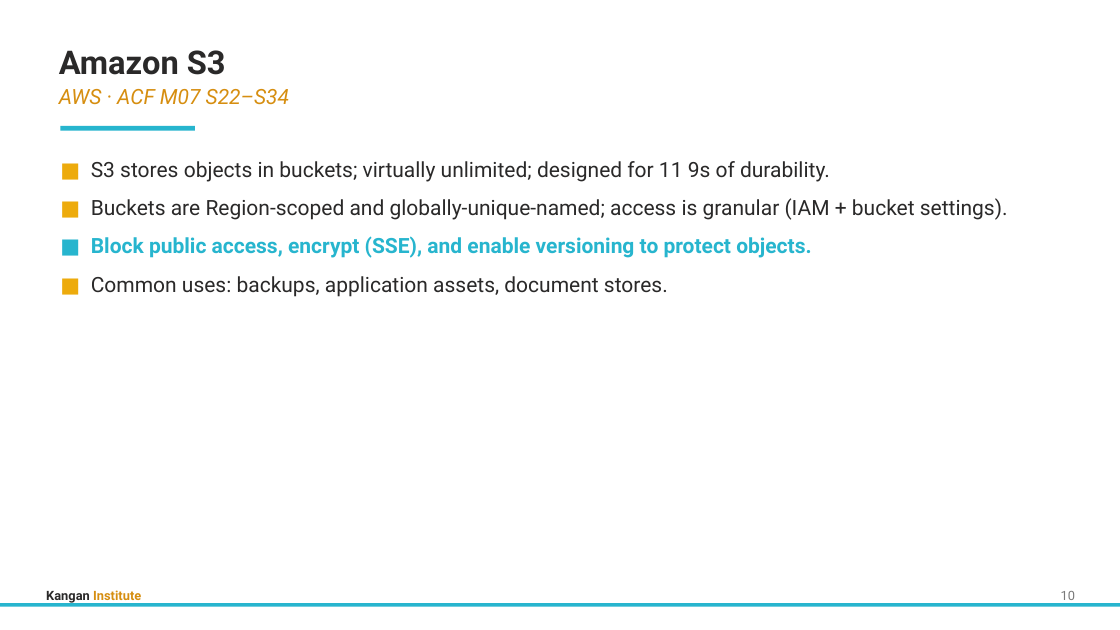
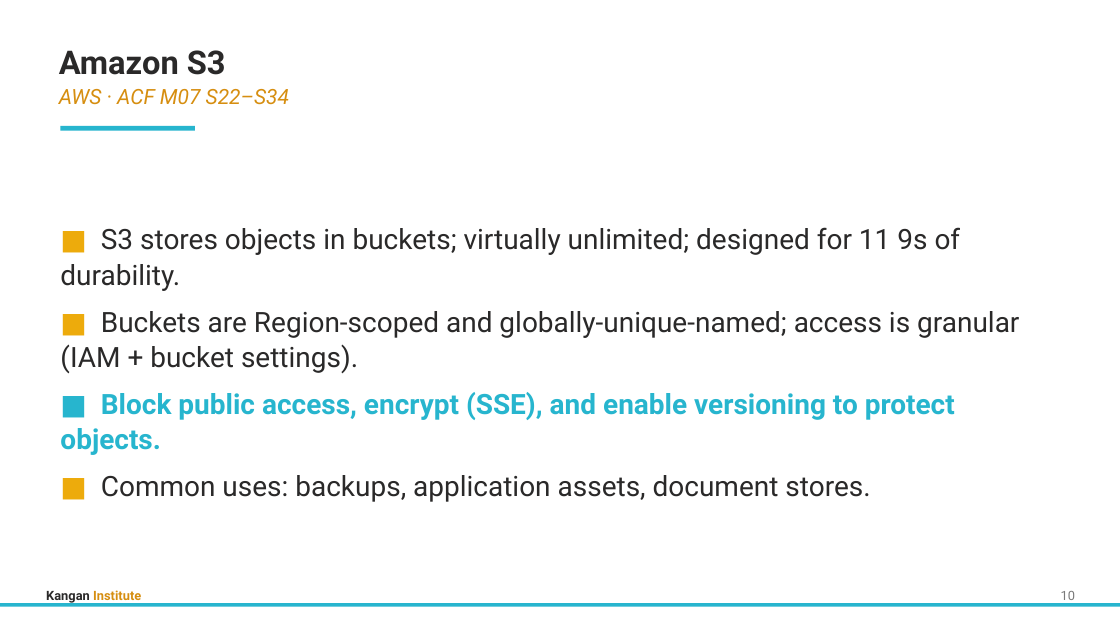
Before and after one commit to Digital-Initiatives-Kangan-Institute/diploma-cloud-cyber-content-s1, a slide deck: slide 13 of S1-CL1-Cloud-Design-Build/delivery/topic_08/Topic_08b_Slides.pptx. Drawn at 1120x630 pixels with LibreOffice and Linux fonts; fonts in the diff are those of the drawing. Boxes give left, top, right and bottom in pixels: in the first picture for what was removed or moved away, otherwise in the second. Text is boxed around its words. In the diff, an @@ line names an element or a change of style, - is before the commit and + after.

```diff
--- a/S1-CL1-Cloud-Design-Build/delivery/topic_08/Topic_08b_Slides.pptx
+++ b/S1-CL1-Cloud-Design-Build/delivery/topic_08/Topic_08b_Slides.pptx
@@ text "■ S3 stores objects in ..." at [60,227,1019,502]: size 18 to 24 pt; vertical alignment top to middle @@
```
Also in this commit, not shown: 8 other slides changed, 32 other files.
